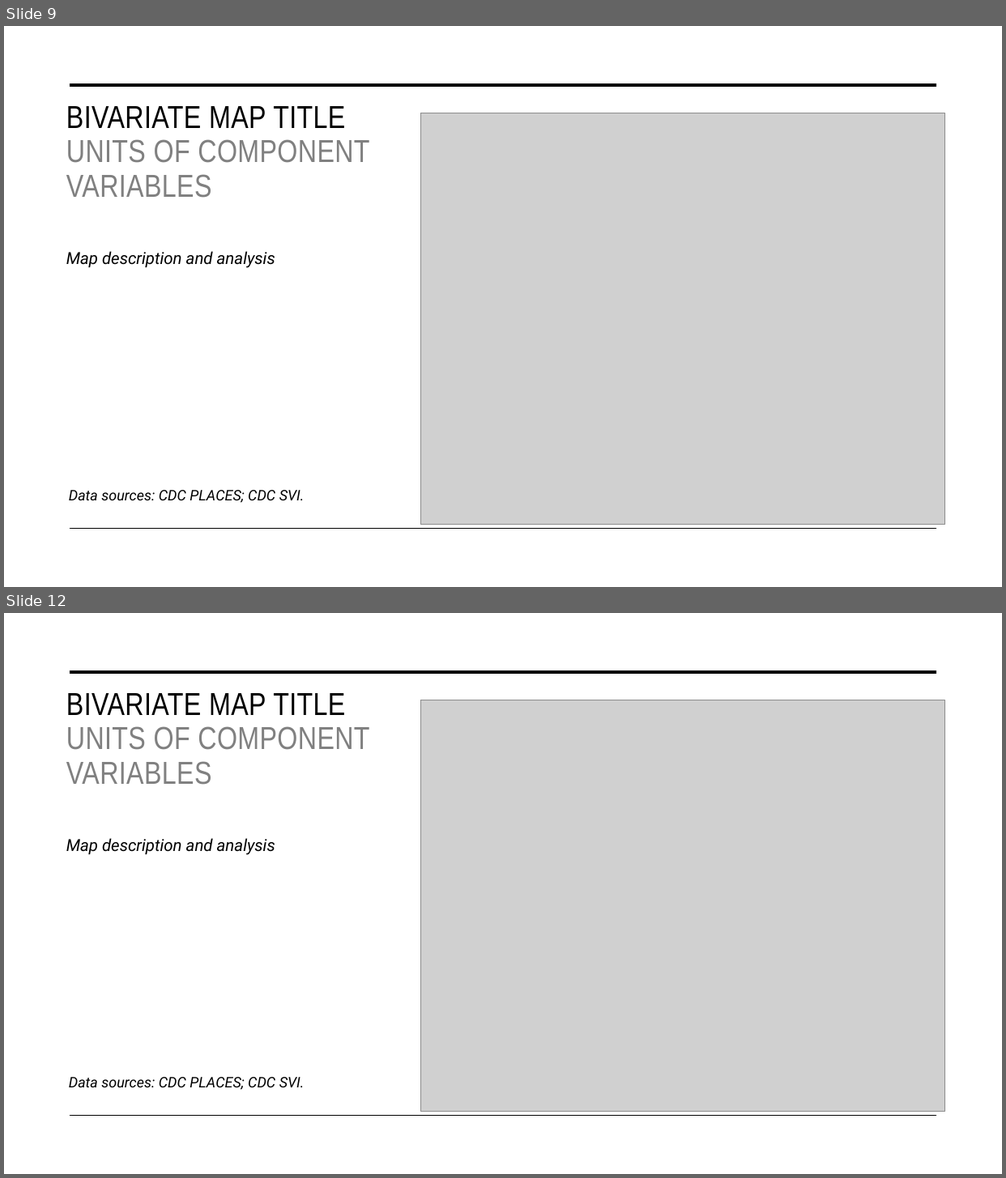
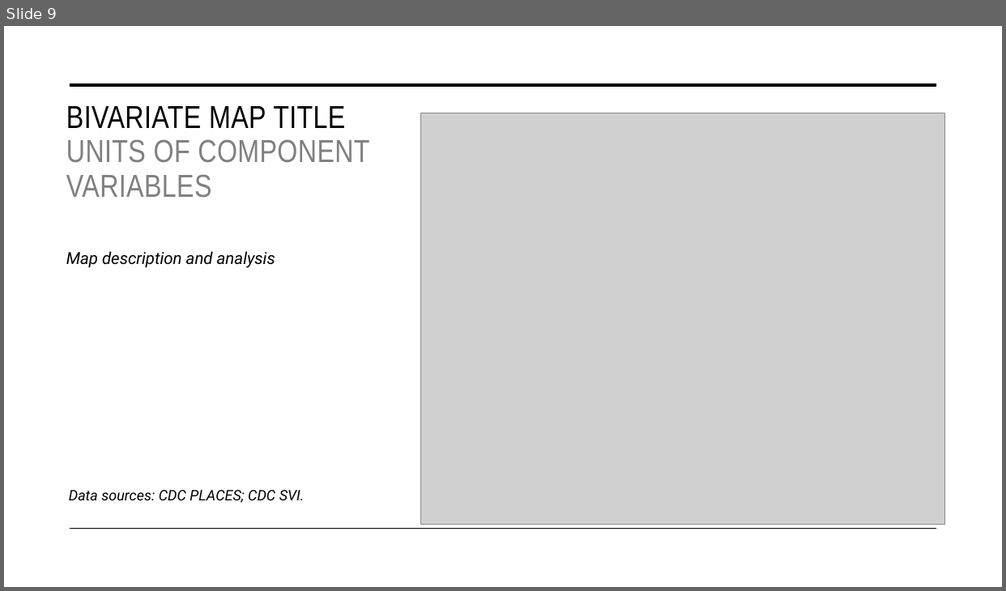
Before and after one commit to justenvirons/pedagogy, a slide deck: GEO346_2023_FallQuarter/Exercise_01/exercise01-template.pptx. Shown one above the other, each under a label of ours: slides 9 and 12 before the commit, slide 9 after it; the slides between them are not shown. The pictures are 1006x1178 and 1006x591 pixels, drawn with LibreOffice and Linux fonts; fonts in the diff are those of the drawing; grey boxes stand for pictures. Boxes give left, top, right and bottom in pixels: in the first picture for what was removed or moved away, otherwise in the second. Text is boxed around its words. In the diff, an @@ line names an element or a change of style, - is before the commit and + after.

```diff
--- a/GEO346_2023_FallQuarter/Exercise_01/exercise01-template.pptx
+++ b/GEO346_2023_FallQuarter/Exercise_01/exercise01-template.pptx
@@ slide 12 removed at (x1=4, y1=613, x2=1002, y2=1174), background #FFFFFF; not listed: 2 template elements that a slide beside it also shows @@
@@ title removed at (x1=66, y1=693, x2=369, y2=785) @@
-BIVARIATE MAP TITLE
-UNITS OF COMPONENT VARIABLES
@@ picture removed at (x1=421, y1=700, x2=945, y2=1112) @@
@@ text removed at (x1=66, y1=838, x2=275, y2=855) @@
-Map description and analysis
@@ text removed at (x1=69, y1=1077, x2=305, y2=1090) @@
-Data sources: CDC PLACES; CDC SVI.
```
Also in this commit, not shown: 1 slide changed, 5 other slides removed, 4 other files.
